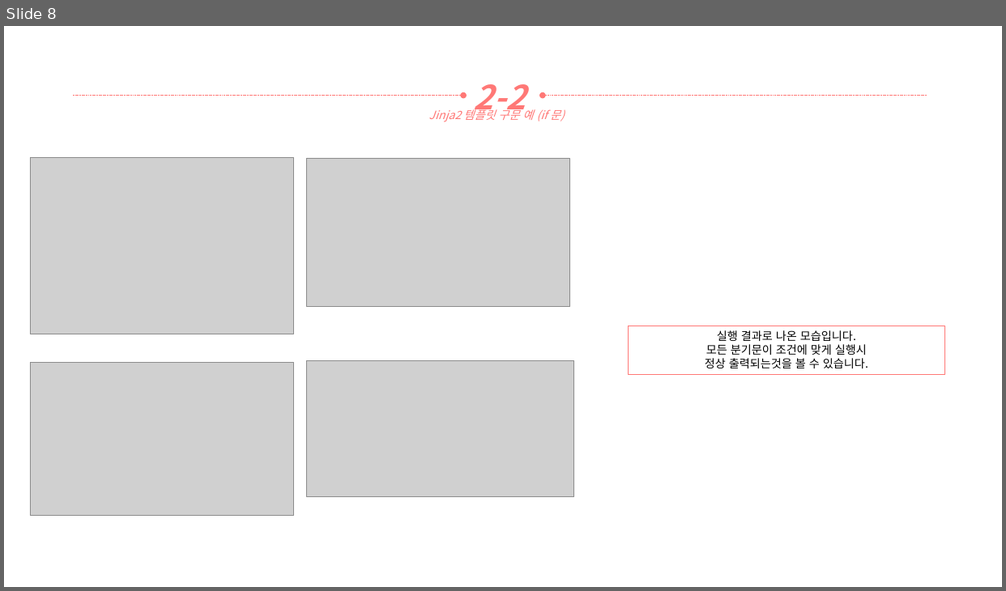
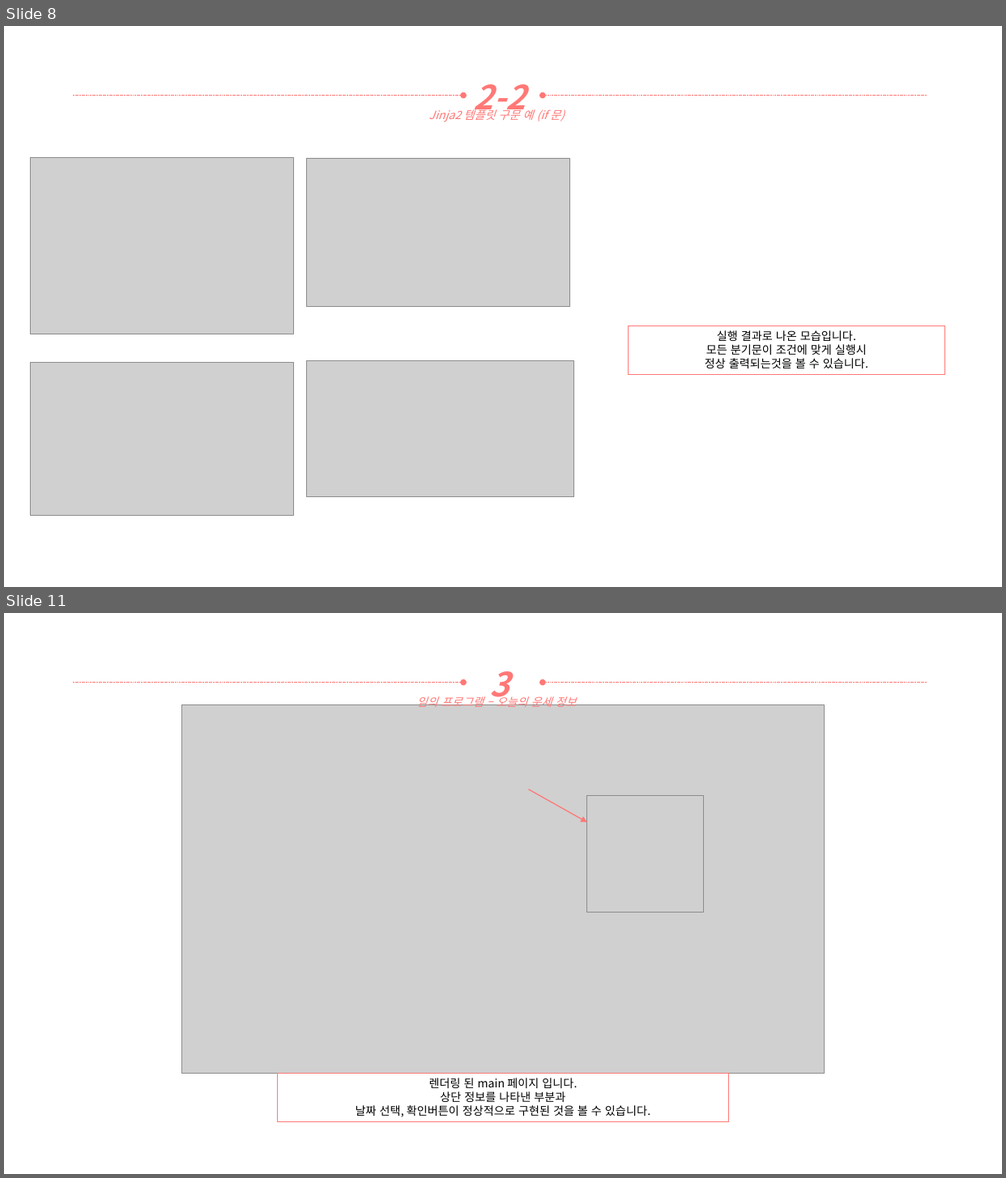
Before and after one commit to yooatom2200/Programing_Base_2, a slide deck: 4장/20164091-송희령-4주차 과제.pptx. Shown one above the other, each under a label of ours: slide 8 before the commit, slides 8 and 11 after it; the slides between them are not shown. The pictures are 1006x591 and 1006x1178 pixels, drawn with LibreOffice and Linux fonts; fonts in the diff are those of the drawing; grey boxes stand for pictures. Boxes give left, top, right and bottom in pixels: in the first picture for what was removed or moved away, otherwise in the second. Text is boxed around its words. In the diff, an @@ line names an element or a change of style, - is before the commit and + after.

```diff
--- a/4장/20164091-송희령-4주차 과제.pptx
+++ b/4장/20164091-송희령-4주차 과제.pptx
@@ slide 11 added at bbox=[4, 613, 1002, 1174], background #FFFFFF @@
@@ arrow added from (73, 683) to (463, 683), #FF7876 0.5 pt dashed @@
@@ text added at bbox=[490, 671, 509, 705], 32 pt, text #FF7876, bold, italic @@
+3
@@ arrow added from (927, 683) to (543, 683), #FF7876 0.5 pt dashed @@
@@ picture added at bbox=[182, 705, 824, 1072] @@
@@ text added at bbox=[417, 695, 576, 711], 11 pt, text #FF7876, italic @@
+임의 프로그램 – 오늘의 운세 정보
@@ arrow added from (529, 790) to (587, 823), #FF7876 1 pt @@
@@ picture added at bbox=[587, 796, 704, 912] @@
@@ rectangle added at bbox=[277, 1073, 729, 1122], outline #FF7876 1 pt, 11 pt, text #000000 @@
+렌더링 된 main 페이지 입니다.
+상단 정보를 나타낸 부분과
+날짜 선택, 확인버튼이 정상적으로 구현된 것을 볼 수 있습니다.
```
Also in this commit, not shown: 5 other slides added, 5 other files.
